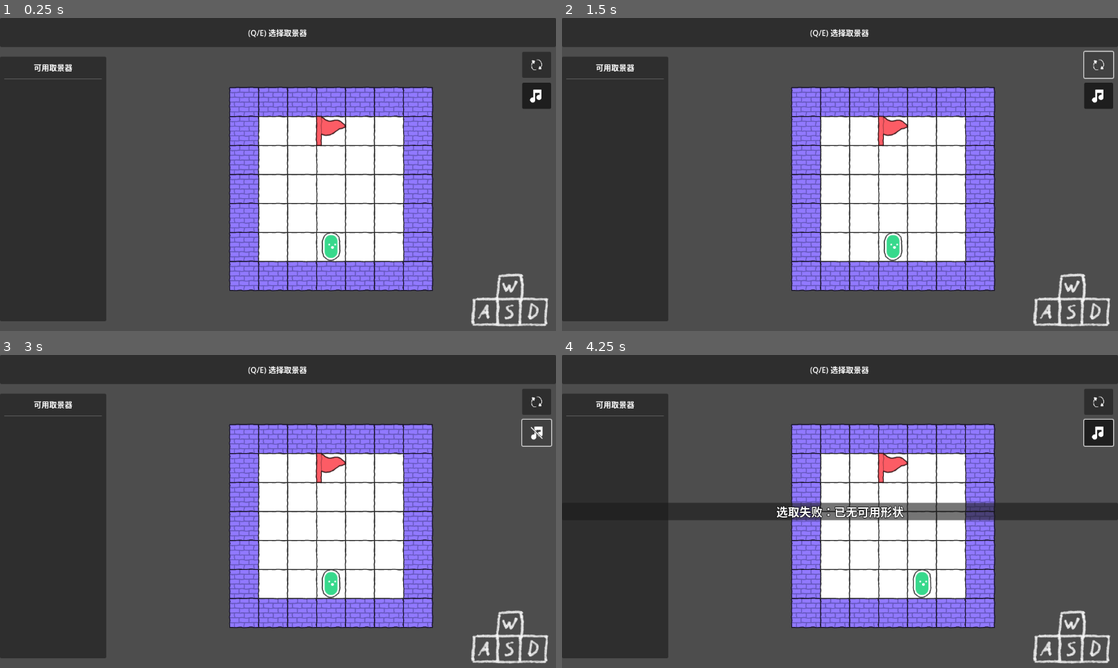
Above: before the commit, frames 1-4 (two rows, left to right).
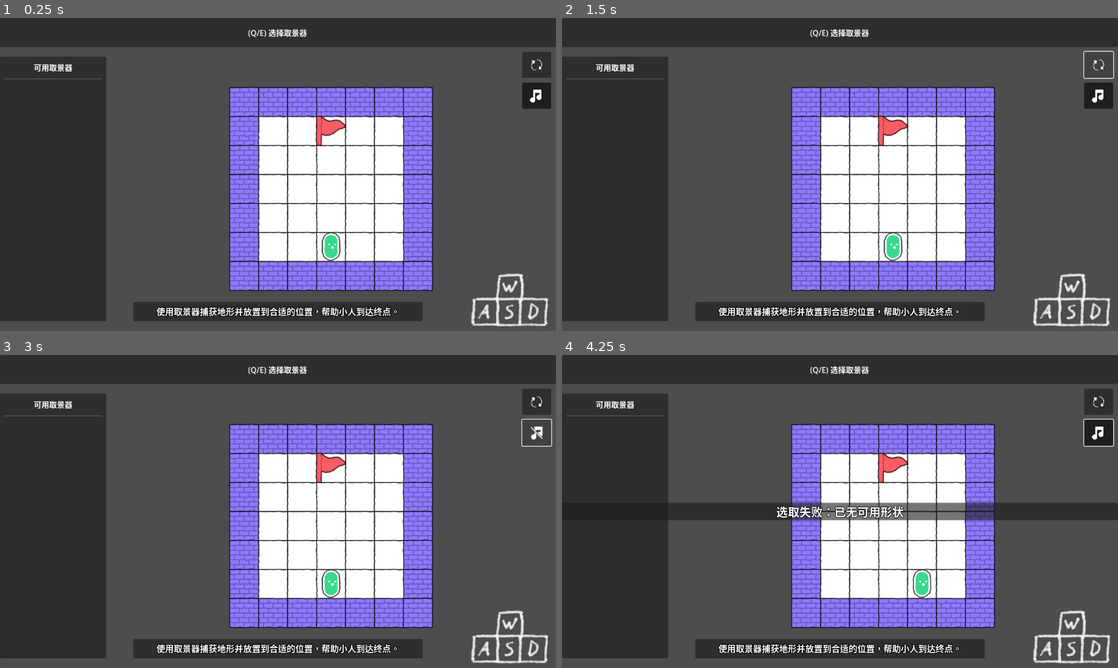
Above: after the commit, the same moments.

Repository: 494311870/jam-mask
Game: Godot game, scene res://scenes/main.tscn
Same seed, same stepped clock (60 frames per second), same inputs: the game is played once before the commit and once after it.
Inputs (mouse positions are in pixels of both pictures, inside the frame that each line leads up to):
- Up to frame 1 (0.25 s): no input
- Up to frame 2 (1.5 s): click (1101, 64) at 0.5 s; click (1101, 64) at 1.25 s
- Up to frame 3 (3 s): click (539, 401) at 2 s; click (539, 433) at 2.75 s
- Up to frame 4 (4.25 s): tap Enter at 3.5 s; move the mouse to (962, 495) at 3.52 s; hold D (move_right) from 3.53 s (still down); tap Q at 3.6 s; click (962, 495) at 3.67 s

The runs differ from the first frame. In frame 1, 3.0% of the frame differs, in the area x 24-76%, y 90-97%; in frame 2, 3.0%; in frame 3, 3.0%; in frame 4, 3.0%.

Commit message:
feat: 添加关卡提示功能和UI元素

Diff:
--- a/content/levels/level.gd
+++ b/content/levels/level.gd
@@ -4,6 +4,7 @@
 ## 关卡基础类，定义关卡特定的配置
 
 @export var available_shapes: Array[SelectorShape] = []
+@export_multiline var level_hint: String = ""
 @export var auto_generate_walls: bool = true
 @export var wall_source_id: int = 1
 @export var wall_atlas_coords: Vector2i = Vector2i(1, 0)
--- a/content/levels/level_01.tscn
+++ b/content/levels/level_01.tscn
@@ -5,6 +5,7 @@
 
 [node name="Level" type="Node2D"]
 script = ExtResource("1_j2lr0")
+level_hint = "使用取景器捕获地形并放置到合适的位置，帮助小人到达终点。"
 
 [node name="Fixed" type="TileMapLayer" parent="."]
 tile_set = ExtResource("1_66i2q")
--- a/content/levels/level_02.tscn
+++ b/content/levels/level_02.tscn
@@ -4,8 +4,7 @@
 [ext_resource type="Script" uid="uid://dh4gv4bsne1jd" path="res://content/levels/level.gd" id="1_nmoru"]
 
 [node name="Level" type="Node2D"]
-script = ExtResource("1_nmoru")
-
+script = ExtResource("1_nmoru")level_hint = "注意有些地形无法被取景，有些位置无法被放置。"
 [node name="Fixed" type="TileMapLayer" parent="."]
 tile_set = ExtResource("1_b8wvq")
 
--- a/scenes/main.gd
+++ b/scenes/main.gd
@@ -6,6 +6,7 @@
 
 @onready var current_level_container: Node2D = $CurrentLevel
 @onready var viewfinder_system: ViewfinderSystem = $ViewfinderSystem
+@onready var main_ui: MainUI = $MainUI
 
 var level_paths: Array[String] = []
 var current_level_index: int = -1
@@ -135,6 +136,8 @@
 
 	if level is Level:
 		shapes = level.available_shapes
+		if main_ui:
+			main_ui.set_hint(level.level_hint)
 
 	if viewfinder_system:
 		viewfinder_system.setup_layers(terrain, elements, shapes)
--- a/scenes/main.tscn
+++ b/scenes/main.tscn
@@ -103,6 +103,35 @@
 expand_mode = 1
 stretch_mode = 5
 
+[node name="HintContainer" type="MarginContainer" parent="MainUI"]
+anchors_preset = 7
+anchor_left = 0.5
+anchor_top = 1.0
+anchor_right = 0.5
+anchor_bottom = 1.0
+offset_left = -300.0
+offset_top = -60.0
+offset_right = 300.0
+offset_bottom = -20.0
+grow_horizontal = 2
+grow_vertical = 0
+mouse_filter = 2
+
+[node name="Panel" type="Panel" parent="MainUI/HintContainer"]
+layout_mode = 2
+
+[node name="LabelHint" type="Label" parent="MainUI/HintContainer"]
+unique_name_in_owner = true
+custom_minimum_size = Vector2(300, 0)
+layout_mode = 2
+theme_override_colors/font_outline_color = Color(0, 0, 0, 1)
+theme_override_constants/outline_size = 6
+theme_override_font_sizes/font_size = 18
+text = "Level Hint"
+horizontal_alignment = 1
+vertical_alignment = 1
+autowrap_mode = 3
+
 [node name="AudioStreamPlayer2D" type="AudioStreamPlayer2D" parent="."]
 stream = ExtResource("5_tbgi4")
 autoplay = true
--- a/scenes/main_ui.gd
+++ b/scenes/main_ui.gd
@@ -7,6 +7,7 @@
 @onready var btn_restart: Button = %BtnRestart
 @onready var btn_audio: Button = %BtnAudio
 @onready var music_icon: TextureRect = %MusicIcon
+@onready var label_hint: Label = %LabelHint
 
 func _ready() -> void:
 	btn_restart.pressed.connect(_on_btn_restart_pressed)
@@ -28,3 +29,8 @@
 			audio_player.playing = is_on
 
 	music_icon.texture = ICON_MUSIC_ON if is_on else ICON_MUSIC_OFF
+
+func set_hint(text: String) -> void:
+	if label_hint:
+		label_hint.text = text
+		label_hint.visible = not text.is_empty()
--- a/scenes/viewfinder/viewfinder_system.tscn
+++ b/scenes/viewfinder/viewfinder_system.tscn
@@ -6,7 +6,6 @@
 
 [node name="ViewfinderSystem" type="Node2D" groups=["viewfinder_system"]]
 script = ExtResource("1_vfs")
-color_select = Color(0.35418963, 0.49086076, 0.59210366, 1)
 
 [node name="ViewfinderUI" type="CanvasLayer" parent="."]
 
Not shown: 1 places in scenes/main.tscn that only renumber resources
